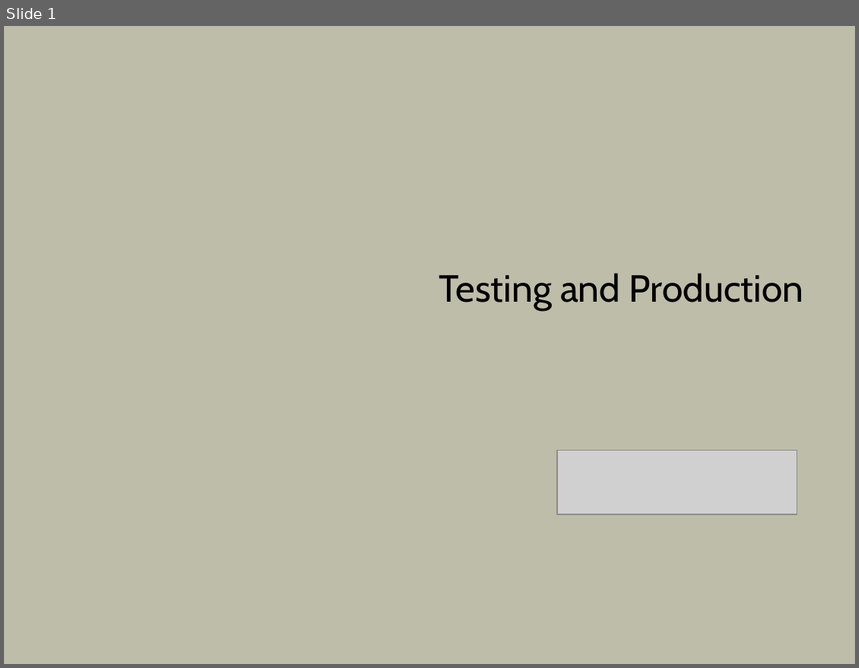
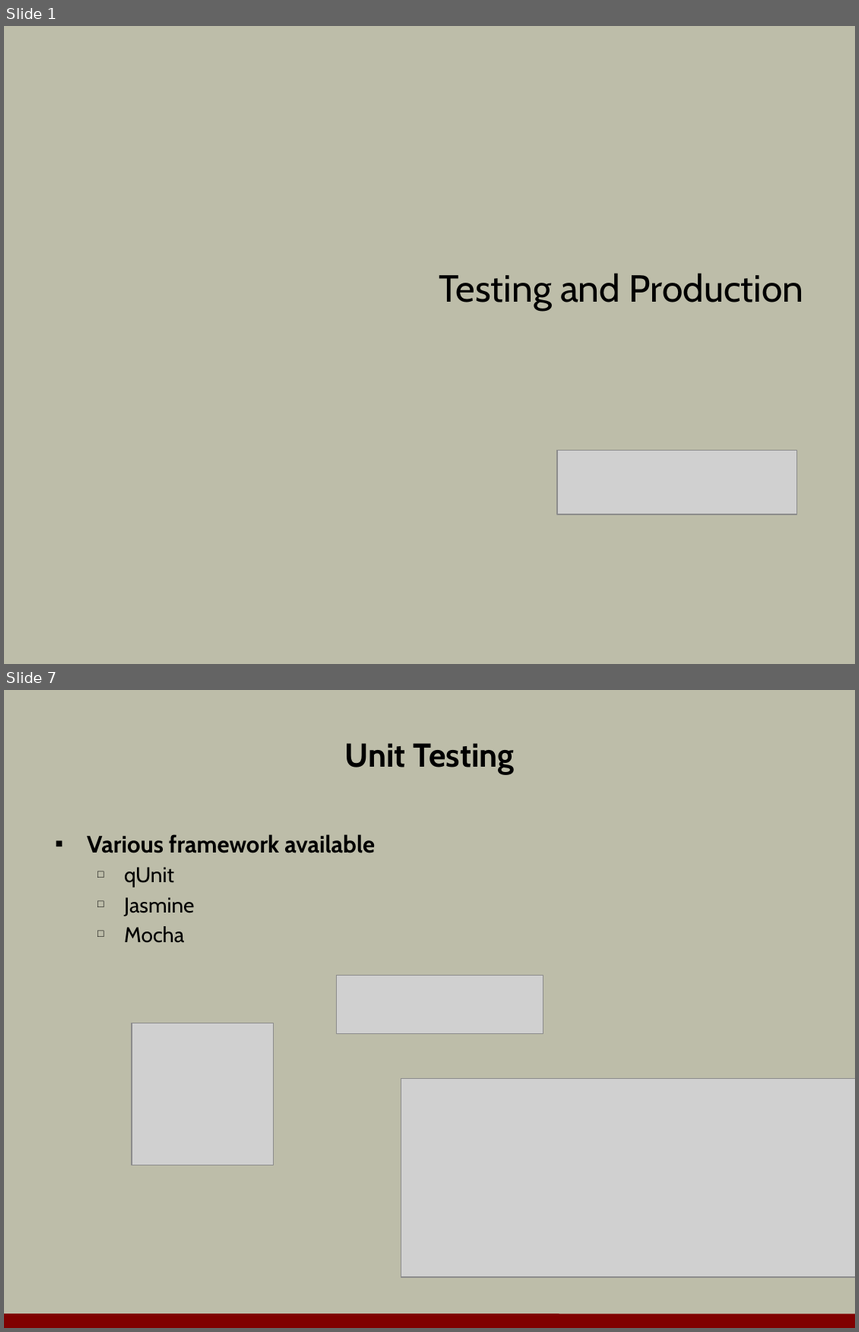
Before and after one commit to OdeToCode/classes, a slide deck: angular2/slides/08-testing.pptx. Shown one above the other, each under a label of ours: slide 1 before the commit, slides 1 and 7 after it; the slides between them are not shown. The pictures are 859x668 and 859x1332 pixels, drawn with LibreOffice and Linux fonts; fonts in the diff are those of the drawing; grey boxes stand for pictures; background and template pictures are left out. Boxes give left, top, right and bottom in pixels: in the first picture for what was removed or moved away, otherwise in the second. Text is boxed around its words. In the diff, an @@ line names an element or a change of style, - is before the commit and + after.

```diff
--- a/angular2/slides/08-testing.pptx
+++ b/angular2/slides/08-testing.pptx
@@ slide 7 added at [4,690,855,1328], background #BDBDA9 @@
@@ title added at [345,743,514,774], 28 pt, text #000000, bold @@
+Unit Testing
@@ text added at [87,834,375,943], 20 pt, text #000000, bold @@
+▪ Various framework available
+  □ qUnit
+  □ Jasmine
+  □ Mocha
@@ picture added at [337,975,544,1034] @@
@@ picture added at [132,1024,274,1166] @@
@@ picture added at [401,1078,855,1277] @@
@@ line added from (4, 1321) to (855, 1322), #800000 12 pt @@
```
Also in this commit, not shown: 1 slide changed, 13 other slides added, 9 slides removed, 1 other file.
